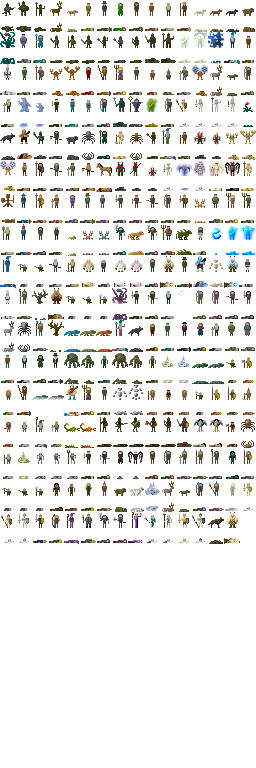
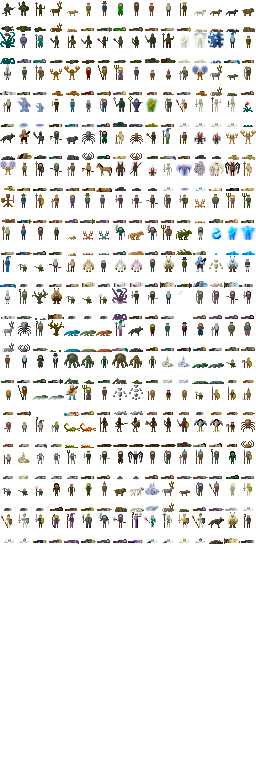
Revision of a layered 256px x 768px image; what changed, layer by layer:
painted on "Background" over [241, 514, 254, 543]
